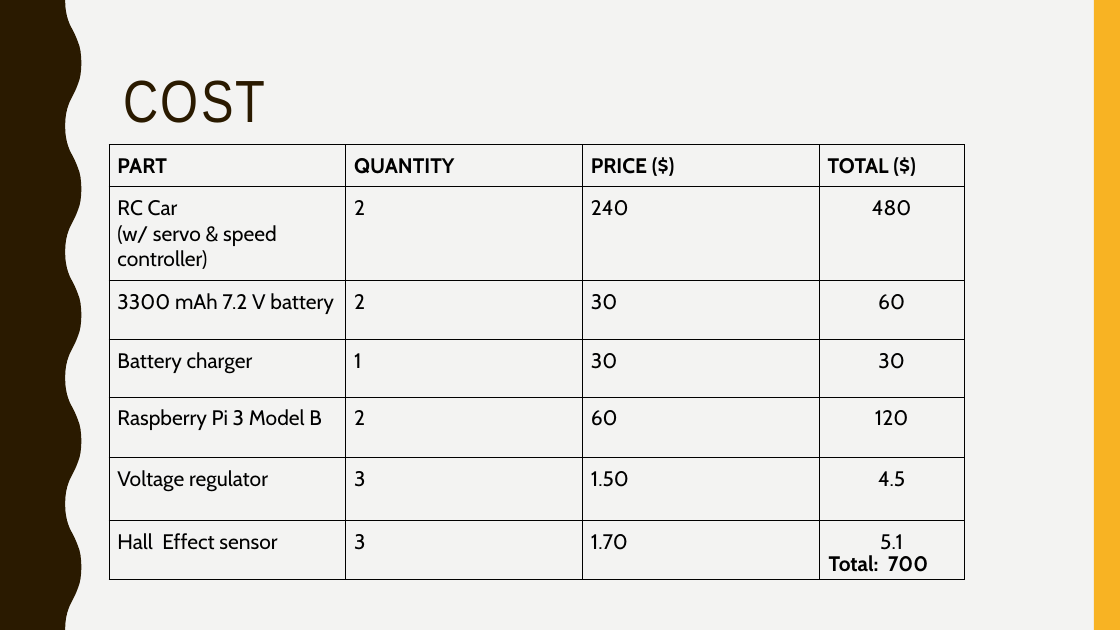
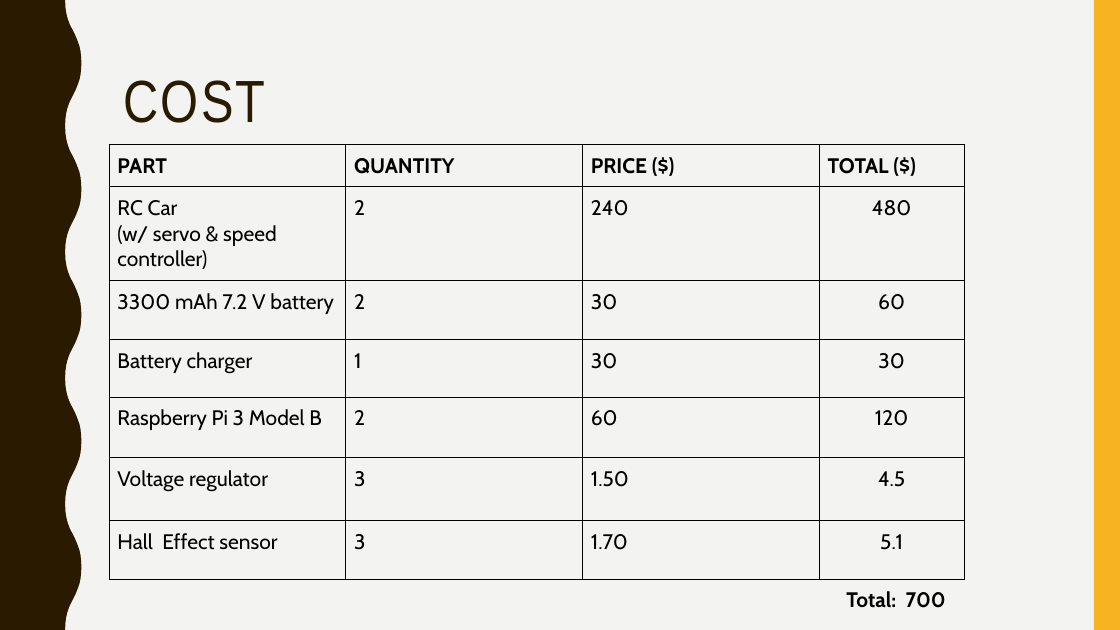
Before and after one commit to jean-lucas/vic, a slide deck: slide 11 of Presentation/Vehicle Intersection Control Presentation.pptx (slide 9 before the commit). Drawn at 1120x630 pixels with LibreOffice and Linux fonts; fonts in the diff are those of the drawing. Boxes give left, top, right and bottom in pixels: in the first picture for what was removed or moved away, otherwise in the second. Text is boxed around its words. In the diff, an @@ line names an element or a change of style, - is before the commit and + after.

```diff
--- a/Presentation/Vehicle Intersection Control Presentation.pptx
+++ b/Presentation/Vehicle Intersection Control Presentation.pptx
@@ text "Total: 700": place and size @@
-text "Total: 700" at (829,555,928,572)
+text "Total: 700" at (846,591,946,608)
```
Also in this commit, not shown: 5 other slides changed, 3 slides added, 2 slides removed, 2 other files.
